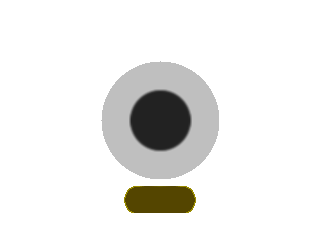
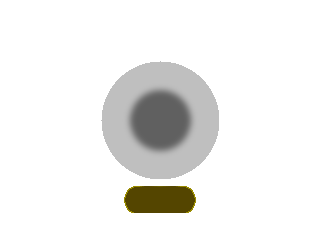
The second 320 x 240 image is a revision of the first. Changes to its layers:
"Center": opacity 82% → 50%, painted on it over [124, 84, 197, 157]
